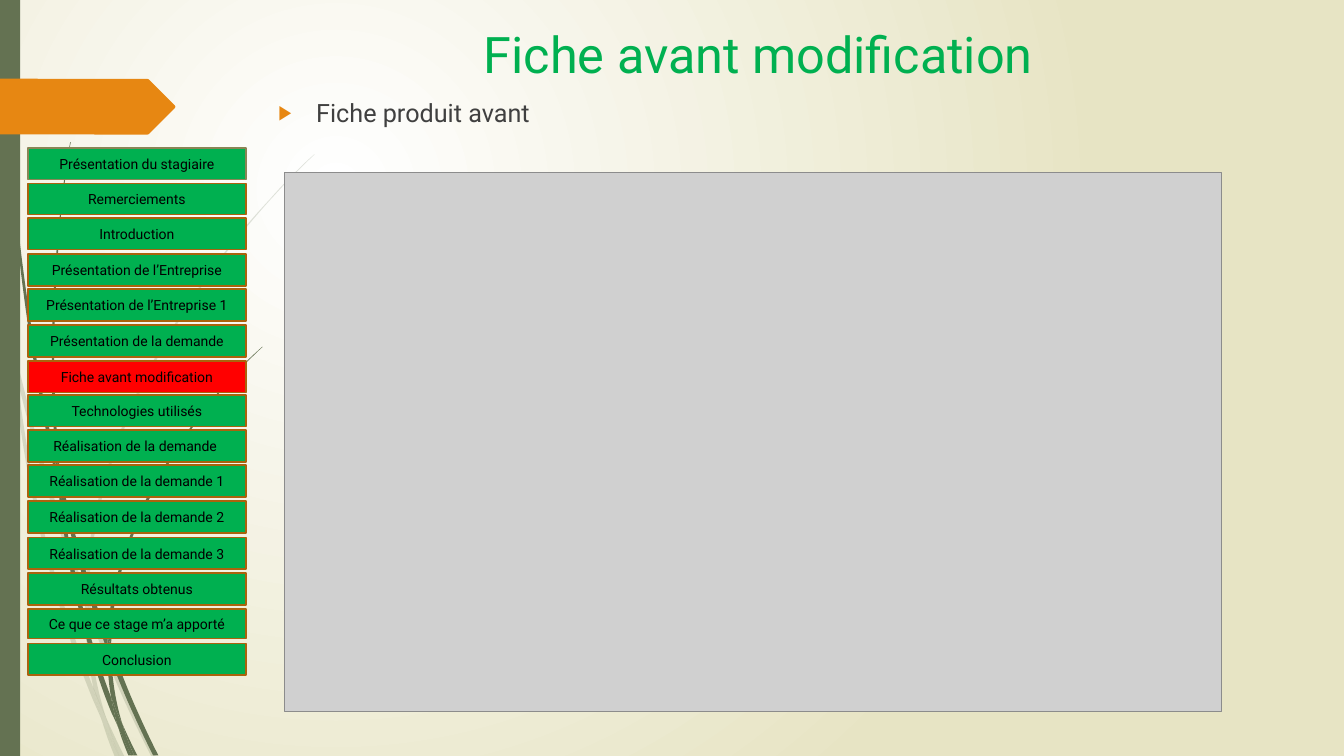
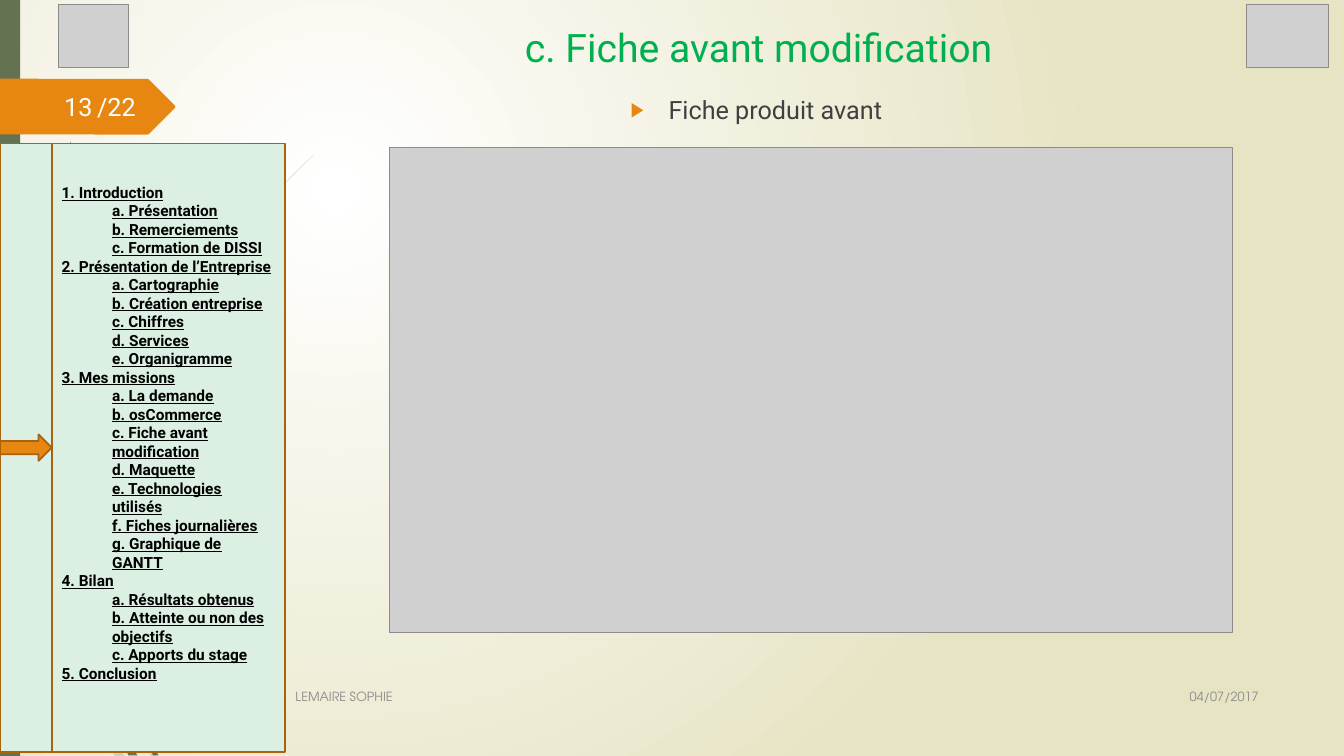
Before and after one commit to Sophie36/LASERSTORE, a slide deck: slide 13 of SOUTENANCE/Soutenance de stage 1.pptx (slide 9 before the commit). Drawn at 1344x756 pixels with LibreOffice and Linux fonts; fonts in the diff are those of the drawing; grey boxes stand for pictures. Boxes give left, top, right and bottom in pixels: in the first picture for what was removed or moved away, otherwise in the second. Text is boxed around its words. In the diff, an @@ line names an element or a change of style, - is before the commit and + after.

```diff
--- a/SOUTENANCE/Soutenance de stage 1.pptx
+++ b/SOUTENANCE/Soutenance de stage 1.pptx
@@ picture added at (58, 5, 129, 68) @@
@@ picture added at (1247, 5, 1329, 68) @@
@@ text at (525, 32, 992, 63): text changed; size 36 to 28 pt @@
-Fiche avant modification
+c. Fiche avant modification
@@ page number added at (64, 98, 92, 117), 18 pt, text #FEFFFF @@
+13
@@ text added at (97, 98, 136, 118), 18 pt, text #FFFFFF @@
+/22
@@ text "Fiche produit avant": place and size @@
-text "Fiche produit avant" at (316, 103, 529, 127)
+text "Fiche produit avant" at (669, 100, 882, 124)
@@ rectangle added at (0, 143, 51, 751), fill #DBEFE2, outline #AB640D 1.25 pt @@
@@ rectangle removed at (28, 147, 246, 179) @@
-Présentation du stagiaire
@@ rectangle added at (51, 143, 285, 751), fill #DBEFE2, outline #AB640D 1.25 pt, 11 pt, text #000000, bold, underline @@
+1. Introduction
+  a. Présentation
+  b. Remerciements
+  c. Formation de DISSI
+2. Présentation de l’Entreprise
+  a. Cartographie
+  b. Création entreprise
+  c. Chiffres
+  d. Services
+  e. Organigramme
+3. Mes missions
+  a. La demande
+  b. osCommerce
+  c. Fiche avant modification
+  d. Maquette
+  e. Technologies utilisés
+  f. Fiches journalières
+  g. Graphique de GANTT
+4. Bilan
+  a. Résultats obtenus
+  b. Atteinte ou non des objectifs
+  c. Apports du stage
+5. Conclusion
@@ picture: place and size @@
-picture at (284, 172, 1222, 712)
+picture at (389, 147, 1233, 632)
@@ rectangle removed at (28, 184, 246, 215) @@
-Remerciements
@@ rectangle removed at (28, 218, 246, 250) @@
-Introduction
@@ rectangle removed at (28, 254, 246, 286) @@
-Présentation de l’Entreprise
@@ rectangle removed at (28, 289, 246, 322) @@
-Présentation de l’Entreprise 1
@@ rectangle removed at (28, 325, 246, 357) @@
-Présentation de la demande
@@ rectangle removed at (28, 361, 246, 393) @@
-Fiche avant modification
@@ rectangle removed at (28, 395, 246, 427) @@
-Technologies utilisés
@@ right arrow added at (0, 435, 51, 461), fill #E78712, outline #AB640D 1.25 pt @@
@@ rectangle removed at (28, 431, 246, 463) @@
-Réalisation de la demande
@@ rectangle removed at (28, 465, 246, 497) @@
-Réalisation de la demande 1
@@ rectangle removed at (28, 501, 246, 533) @@
-Réalisation de la demande 2
@@ rectangle removed at (28, 537, 246, 570) @@
-Réalisation de la demande 3
@@ rectangle removed at (28, 574, 246, 606) @@
-Résultats obtenus
@@ freeform shape removed at (85, 591, 89, 615) @@
@@ rectangle removed at (28, 609, 246, 639) @@
-Ce que ce stage m’a apporté
@@ freeform shape removed at (85, 604, 106, 717) @@
@@ rectangle removed at (28, 643, 246, 676) @@
-Conclusion
@@ group removed at (55, 347, 262, 728): 6 freeform shapes @@
@@ text added at (295, 691, 393, 701), 9 pt, text #8C8C8C @@
+LEMAIRE SOPHIE
@@ text added at (1190, 691, 1259, 703), 9 pt, text #8C8C8C @@
+04/07/2017
```
Also in this commit, not shown: 5 other slides changed, 16 slides added, 12 slides removed.
